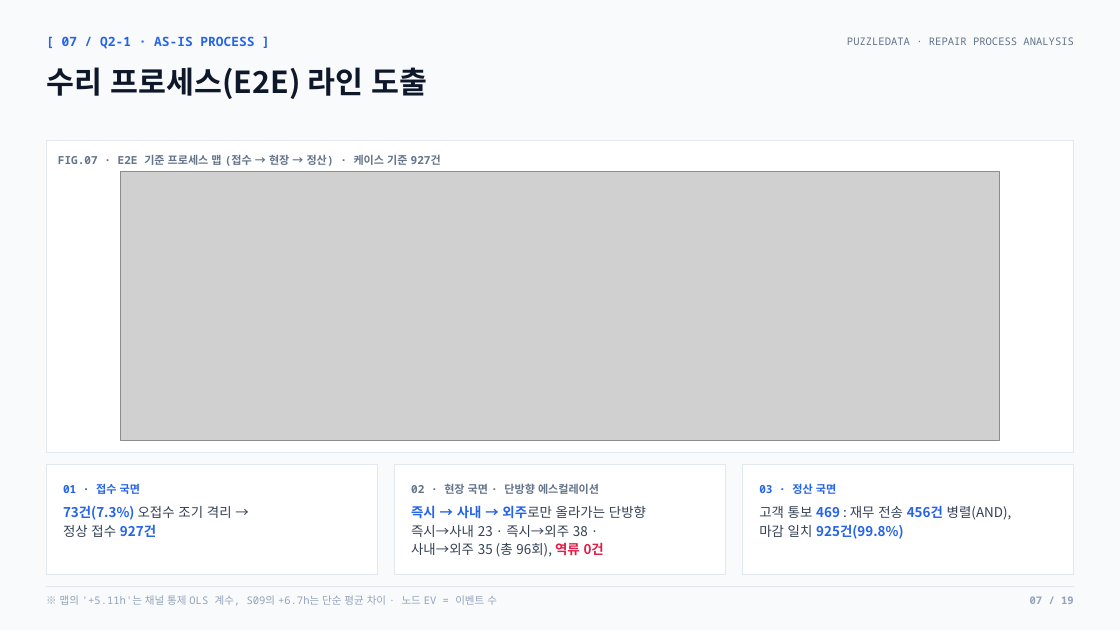
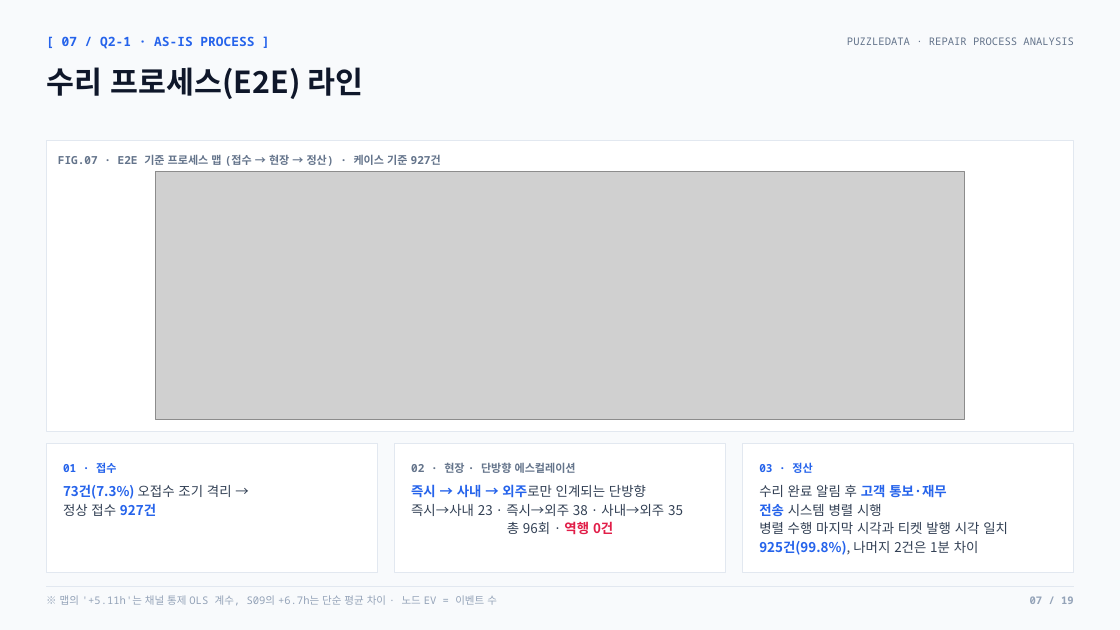
Before and after one commit to nus1245/puzzle_data, a slide deck: slide 7 of outputs/pptx/puzzledata_repair_report.pptx. Drawn at 1120x630 pixels with LibreOffice and Linux fonts; fonts in the diff are those of the drawing; grey boxes stand for pictures. Boxes give left, top, right and bottom in pixels: in the first picture for what was removed or moved away, otherwise in the second. Text is boxed around its words. In the diff, an @@ line names an element or a change of style, - is before the commit and + after.

```diff
--- a/outputs/pptx/puzzledata_repair_report.pptx
+++ b/outputs/pptx/puzzledata_repair_report.pptx
@@ text at (46,67,364,99): text changed @@
-수리 프로세스(E2E) 라인 도출
+수리 프로세스(E2E) 라인
@@ rectangle: place and size @@
-rectangle at (46,140,1074,452)
+rectangle at (46,140,1074,431)
@@ picture: place and size @@
-picture at (121,171,1000,440)
+picture at (155,171,965,419)
@@ rectangle: place and size @@
-rectangle at (46,465,377,574)
+rectangle at (46,444,377,572)
@@ rectangle: place and size @@
-rectangle at (394,465,725,574)
+rectangle at (394,444,725,572)
@@ rectangle: place and size @@
-rectangle at (743,465,1074,574)
+rectangle at (743,444,1074,572)
@@ text at (63,462,116,473): text changed @@
-01 · 접수 국면
+01 · 접수
@@ text at (411,462,576,473): text changed @@
-02 · 현장 국면 · 단방향 에스컬레이션
+02 · 현장 · 단방향 에스컬레이션
@@ text at (759,462,812,473): text changed @@
-03 · 정산 국면
+03 · 정산
@@ text "73건(7.3%) 오접수 조기 격리 → ...": place and size @@
-text "73건(7.3%) 오접수 조기 격리 → ..." at (63,505,232,537)
+text "73건(7.3%) 오접수 조기 격리 → ..." at (63,484,232,516)
@@ text at (411,484,683,534): text changed @@
-즉시 → 사내 → 외주로만 올라가는 단방향
-즉시→사내 23 · 즉시→외주 38 ·
-사내→외주 35 (총 96회), 역류 0건
+즉시 → 사내 → 외주로만 인계되는 단방향
+즉시→사내 23 · 즉시→외주 38 · 사내→외주 35
+총 96회 · 역행 0건
@@ text at (759,484,1008,555): text changed @@
-고객 통보 469 : 재무 전송 456건 병렬(AND),
-마감 일치 925건(99.8%)
+수리 완료 알림 후 고객 통보·재무
+전송 시스템 병렬 시행
+병렬 수행 마지막 시각과 티켓 발행 시각 일치
+925건(99.8%), 나머지 2건은 1분 차이
```
Also in this commit, not shown: 1 other slide changed, 5 other files.
